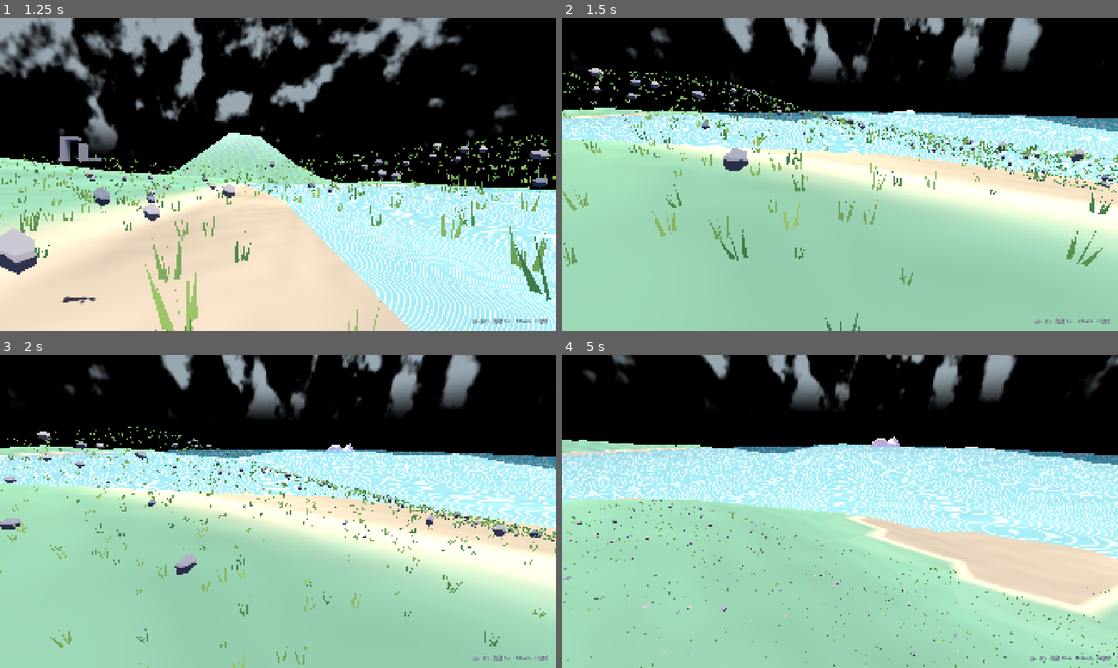
Above: before the commit, frames 1-4 (two rows, left to right).
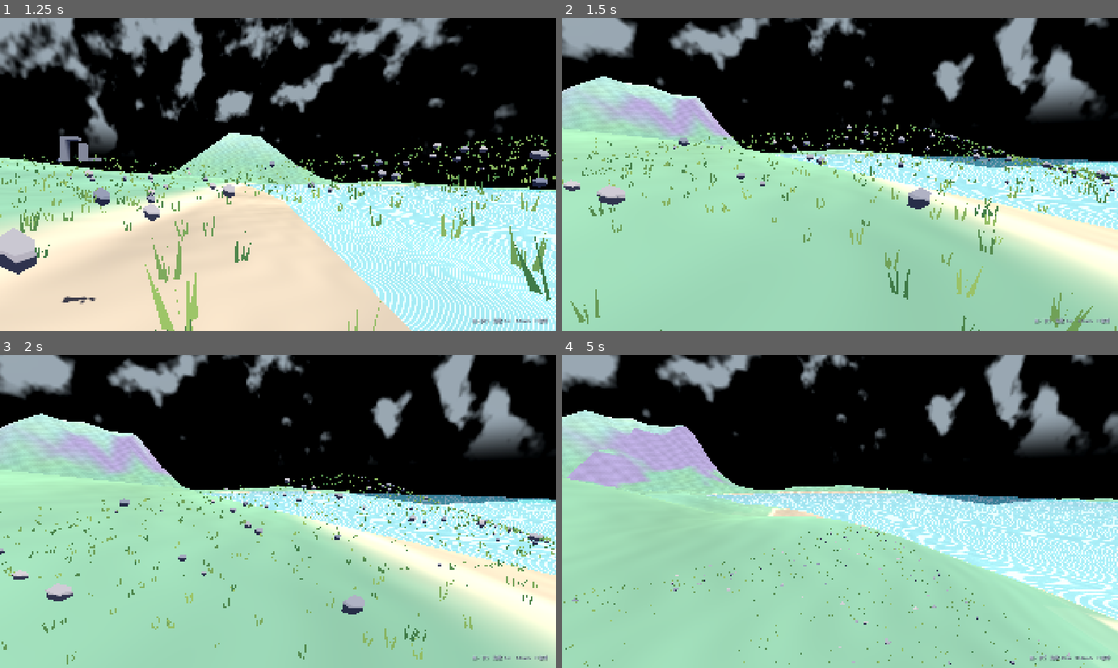
Above: after the commit, the same moments.

Repository: pluchon/star_sea
Game: Godot game, scene res://scenes/main.tscn
The game is run twice, just before and just after one commit, with the same random seed, the same clock (stepped at 60 frames per second) and the same inputs. Sound files missing from this copy of the repository are replaced by a short silence.
Inputs (mouse positions are in pixels of both pictures, inside the frame that each line leads up to):
- Up to frame 1 (1.25 s): click "开始漂流" at 0.5 s
- Up to frame 2 (1.5 s): move the mouse to (867, 174) at 1.27 s; hold Space (jump_up) from 1.28 s (still down); hold F (toggle_fly) from 1.28 s (still down)
- Up to frame 3 (2 s): keep holding Space (jump_up); keep holding F (toggle_fly)
- Up to frame 4 (5 s): keep holding Space (jump_up); move the mouse to (812, 511) at 2.02 s; release F (toggle_fly) at 2.03 s; tap Shift (run) at 2.1 s; tap F (toggle_fly) at 2.3, 3.05, 3.6 s; move the mouse to (851, 505) at 2.77 s; hold T (time_fast) 2.78-3.53 s; move the mouse to (834, 517) at 3.52 s; move the mouse to (878, 514) at 4.27 s; hold F (toggle_fly) from 4.28 s (still down)

Frame 1 is identical in both runs. In frame 2, 40% of the frame differs, in the area x 0-100%, y 0-100%; in frame 3, 42%; in frame 4, 39%.

Commit message:
fix: 修复飞行视角侧倾与鼠标缩放偏差
统一鼠标转动和飞行移动的参考方向，避免侧倾、缩放灵敏度变化及无输入漂移。切回步行时保留视线，并加入相应回归检查。

Diff:
--- a/game/scripts/player/player.gd
+++ b/game/scripts/player/player.gd
@@ -24,12 +24,14 @@
 
 func place_at(world_position: Vector3, forward: Vector3, up: Vector3) -> void:
 	global_position = world_position
+	_planet = Planet.nearest(get_tree(), world_position)
 	global_basis = Basis.looking_at(forward, up)
 	_head.rotation = Vector3.ZERO
 	velocity = Vector3.ZERO
 	_waiting_for_ground = true
 	up_direction = up
-	altitude = world_position.distance_to(_planet.global_position) - _planet.surface_radius(up)
+	var offset: Vector3 = world_position - _planet.global_position
+	altitude = offset.length() - _planet.surface_radius(offset.normalized())
 	reset_physics_interpolation()
 
 
@@ -42,15 +44,15 @@
 		Input.mouse_mode = Input.MOUSE_MODE_CAPTURED
 	elif event is InputEventMouseMotion and Input.mouse_mode == Input.MOUSE_MODE_CAPTURED:
 		var motion: InputEventMouseMotion = event as InputEventMouseMotion
-		var up: Vector3 = (_planet.global_position.direction_to(global_position)).normalized()
-		global_basis = Basis(up, -motion.relative.x * StarSeaSettings.sensitivity) * global_basis
-		_head.rotation.x = clampf(_head.rotation.x - motion.relative.y * StarSeaSettings.sensitivity, deg_to_rad(-89.0), deg_to_rad(89.0))
+		# 捕获鼠标使用屏幕位移，水平转动沿角色自身上轴，避免缩放改变灵敏度和太空侧倾。
+		var screen_delta: Vector2 = motion.screen_relative
+		global_basis = (Basis(global_basis.y.normalized(), -screen_delta.x * StarSeaSettings.sensitivity) * global_basis).orthonormalized()
+		set_head_pitch(_head.rotation.x - screen_delta.y * StarSeaSettings.sensitivity)
 	elif event.is_action_pressed("toggle_fly"):
 		if mode == Mode.WALK:
 			mode = Mode.FLY
 		elif altitude <= 2.0 and _planet.noise.height((global_position - _planet.global_position).normalized()) > 0.0:
-			mode = Mode.WALK
-			_waiting_for_ground = true
+			_start_walking()
 		velocity = Vector3.ZERO
 
 
@@ -60,7 +62,7 @@
 	var distance: float = offset.length()
 	var up: Vector3 = offset / maxf(distance, 0.001)
 	altitude = distance - _planet.surface_radius(up)
-	if distance < _planet.radius * 3.0:
+	if mode == Mode.WALK:
 		up_direction = up
 		_align_to_up(up, delta)
 	if not controls_enabled and not simulated_forward:
@@ -95,7 +97,7 @@
 			apply_floor_snap()
 	else:
 		var vertical_input: float = Input.get_axis("descend", "jump_up")
-		var direction: Vector3 = (forward * input.y + right * input.x + up * vertical_input).limit_length(1.0)
+		var direction: Vector3 = (forward * input.y + right * input.x + global_basis.y * vertical_input).limit_length(1.0)
 		var speed: float = clampf(altitude, 12.0, 30000.0)
 		if Input.is_action_pressed("run"):
 			speed *= 4.0
@@ -126,6 +128,21 @@
 	_head.rotation.x = clampf(value, deg_to_rad(-89.0), deg_to_rad(89.0))
 
 
+func _start_walking() -> void:
+	var up: Vector3 = (global_position - _planet.global_position).normalized()
+	var view_direction: Vector3 = -camera.global_basis.z
+	var forward: Vector3 = view_direction - up * view_direction.dot(up)
+	if forward.length_squared() < 0.00001:
+		forward = -global_basis.z - up * (-global_basis.z).dot(up)
+	if forward.length_squared() < 0.00001:
+		forward = SurfaceSites.tangent_forward(up)
+	global_basis = Basis.looking_at(forward.normalized(), up)
+	set_head_pitch(asin(clampf(view_direction.dot(up), -1.0, 1.0)))
+	up_direction = up
+	mode = Mode.WALK
+	_waiting_for_ground = true
+
+
 func _align_to_up(up: Vector3, delta: float) -> void:
 	var forward: Vector3 = -global_basis.z
 	forward = forward - up * forward.dot(up)
--- /dev/null
+++ b/game/scripts/verify/camera_checks.gd
@@ -0,0 +1,92 @@
+extends SceneTree
+
+var _failures: Array[String] = []
+
+
+func _initialize() -> void:
+	_begin.call_deferred()
+
+
+func _begin() -> void:
+	var scene: Node3D = (load("res://scenes/main.tscn") as PackedScene).instantiate() as Node3D
+	root.add_child(scene)
+	current_scene = scene
+	root.mode = Window.MODE_WINDOWED
+	root.size = Vector2i(1280, 720)
+	var player: StarSeaPlayer = scene.get_node("Player") as StarSeaPlayer
+	var planet: Planet = scene.get_node("Universe/PlanetDawn") as Planet
+	var up: Vector3 = planet.site["direction"]
+	player.mode = StarSeaPlayer.Mode.FLY
+	player.place_at(planet.global_position + up * (planet.radius + 10000.0), Vector3.FORWARD, Vector3.UP)
+	player.controls_enabled = true
+	Input.mouse_mode = Input.MOUSE_MODE_CAPTURED
+	var original: Basis = player.global_basis
+	var motion: InputEventMouseMotion = InputEventMouseMotion.new()
+	motion.relative = Vector2(150.0, 0.0)
+	motion.screen_relative = Vector2(100.0, 0.0)
+	player._unhandled_input(motion)
+	var expected: Basis = Basis(original.y, -100.0 * StarSeaSettings.sensitivity) * original
+	var yaw_error: float = player.global_basis.get_rotation_quaternion().angle_to(expected.get_rotation_quaternion())
+	var roll_error: float = player.global_basis.y.angle_to(original.y)
+	if yaw_error > 0.0005 or roll_error > 0.0005:
+		_failures.append("太空水平转动使用了错误的轴或缩放后的鼠标位移。")
+	player.global_basis = original
+	motion.relative = Vector2(50.0, 0.0)
+	player._unhandled_input(motion)
+	var scaling_error: float = player.global_basis.get_rotation_quaternion().angle_to(expected.get_rotation_quaternion())
+	if scaling_error > 0.0005:
+		_failures.append("相同屏幕鼠标位移在不同界面缩放下产生不同转角。")
+	player.global_basis = original
+	player.controls_enabled = false
+	var before: Basis = player.camera.global_basis
+	for frame: int in 20:
+		await physics_frame
+	var drift: float = player.camera.global_basis.get_rotation_quaternion().angle_to(before.get_rotation_quaternion())
+	if drift > 0.0005:
+		_failures.append("飞行时没有鼠标输入仍自动改变观察方向。")
+	var ember: Planet = scene.get_node("Universe/PlanetEmber") as Planet
+	var ember_up: Vector3 = ember.site["direction"]
+	player.global_position = ember.global_position + ember_up * (ember.radius + 5000.0)
+	for frame: int in 20:
+		await physics_frame
+	var crossing_drift: float = player.camera.global_basis.get_rotation_quaternion().angle_to(before.get_rotation_quaternion())
+	if crossing_drift > 0.0005 or player.current_planet() != ember:
+		_failures.append("最近星球发生变化时，飞行朝向不稳定。")
+	var forward: Vector3 = SurfaceSites.tangent_forward(up)
+	player.place_at(planet.global_position + up * (planet.surface_radius(up) + 1.2), forward, up.rotated(forward, 0.4))
+	player.set_head_pitch(0.25)
+	player.controls_enabled = true
+	var landing_view: Vector3 = -player.camera.global_basis.z
+	var toggle: InputEventKey = InputEventKey.new()
+	toggle.physical_keycode = KEY_F
+	toggle.pressed = true
+	player._unhandled_input(toggle)
+	var landing_error: float = landing_view.angle_to(-player.camera.global_basis.z)
+	if player.mode != StarSeaPlayer.Mode.WALK or landing_error > 0.0005 or player.global_basis.y.dot(up) < 0.9999:
+		_failures.append("切回步行时未能对齐地面并保留观察方向。")
+	player.mode = StarSeaPlayer.Mode.FLY
+	player.set_head_pitch(0.0)
+	motion.relative = Vector2(0.0, -500.0)
+	motion.screen_relative = Vector2(0.0, -100.0)
+	player._unhandled_input(motion)
+	var pitch_error: float = absf(player.head_pitch() - 100.0 * StarSeaSettings.sensitivity)
+	if pitch_error > 0.00001:
+		_failures.append("俯仰灵敏度仍受界面缩放影响。")
+	var report: Dictionary = {
+		"passed": _failures.is_empty(),
+		"failures": _failures,
+		"yaw_error_degrees": rad_to_deg(yaw_error),
+		"roll_error_degrees": rad_to_deg(roll_error),
+		"scaling_error_degrees": rad_to_deg(scaling_error),
+		"idle_flight_drift_degrees": rad_to_deg(drift),
+		"interplanetary_drift_degrees": rad_to_deg(crossing_drift),
+		"walk_transition_view_error_degrees": rad_to_deg(landing_error),
+		"pitch_error_degrees": rad_to_deg(pitch_error),
+	}
+	VerificationMetrics.write_json("res://../test-output/p3/camera_checks.json", report)
+	print(JSON.stringify(report))
+	Input.mouse_mode = Input.MOUSE_MODE_VISIBLE
+	scene.queue_free()
+	for frame: int in 6:
+		await process_frame
+	quit(0 if _failures.is_empty() else 1)
Not shown, added: game/scripts/verify/camera_checks.gd.uid
